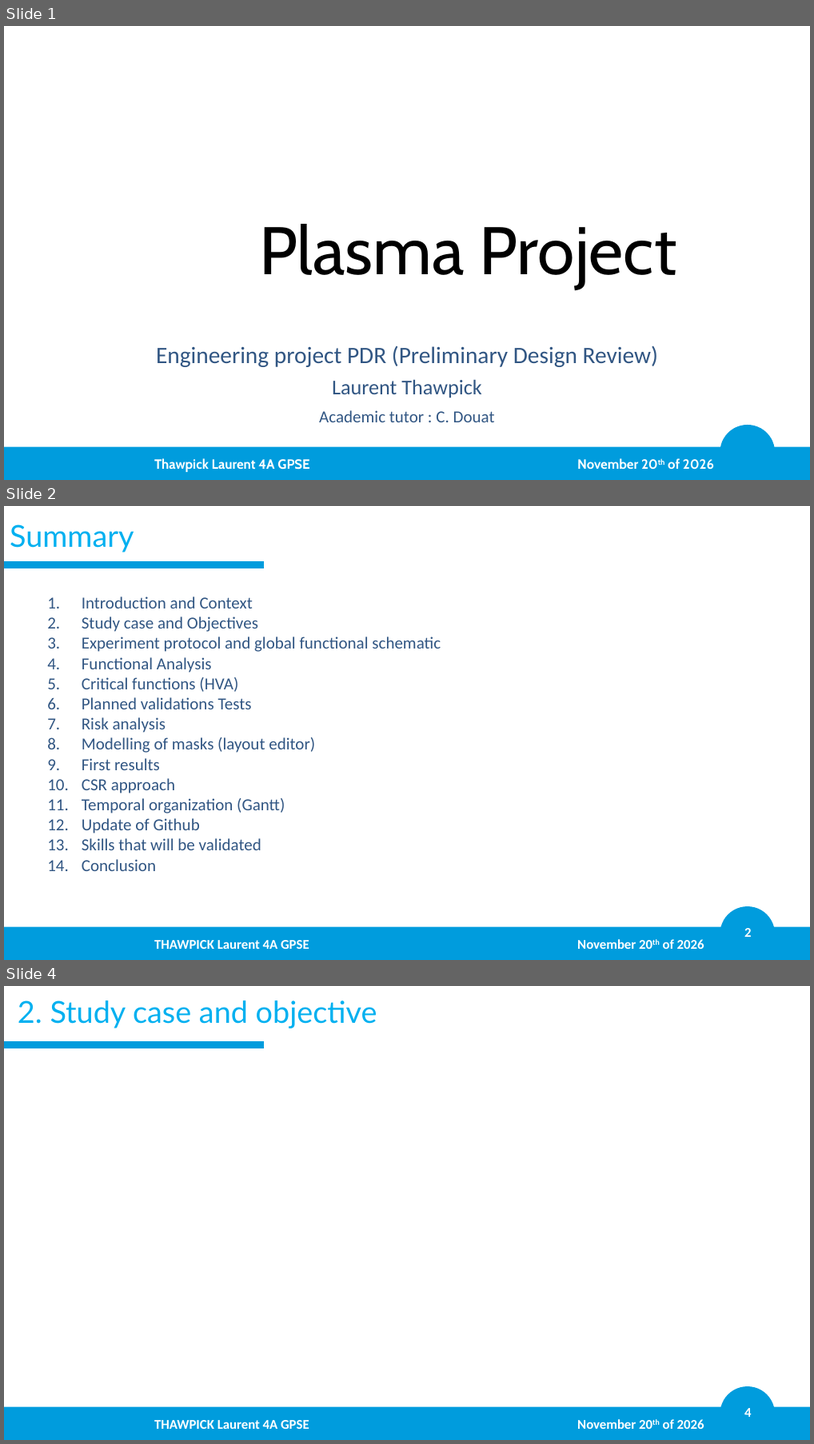
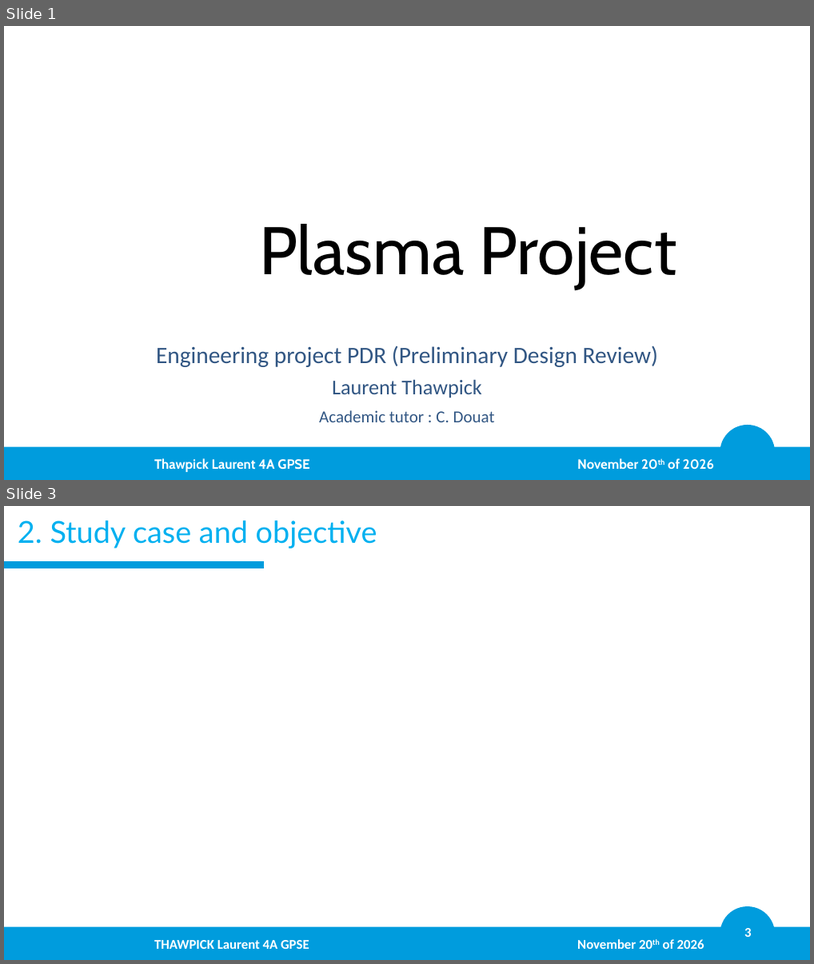
Before and after one commit to LaurentThaw/plasma-tubing, a slide deck: PDR for 20.11.26/PDR.pptx. Shown one above the other, each under a label of ours: slides 1, 2 and 4 before the commit, slides 1 and 3 after it; the slides between them are not shown. The pictures are 814x1444 and 814x964 pixels, drawn with LibreOffice and Linux fonts; fonts in the diff are those of the drawing; grey boxes stand for pictures; background and template pictures are left out. Boxes give left, top, right and bottom in pixels: in the first picture for what was removed or moved away, otherwise in the second. Text is boxed around its words. In the diff, an @@ line names an element or a change of style, - is before the commit and + after.

```diff
--- a/PDR for 20.11.26/PDR.pptx
+++ b/PDR for 20.11.26/PDR.pptx
@@ slide 2 removed at [4,506,810,960], background #FFFFFF; not listed: 4 template elements that a slide beside it also shows @@
@@ title removed at [10,524,134,552] @@
-Summary
@@ text removed at [82,596,441,871] @@
-1. Introduction and Context
-2. Study case and Objectives
-3. Experiment protocol and global functional schematic
-4. Functional Analysis
-5. Critical functions (HVA)
-6. Planned validations Tests
-7. Risk analysis
-8. Modelling of masks (layout editor)
-9. First results
-10. CSR approach
-11. Temporal organization (Gantt)
-12. Update of Github
-13. Skills that will be validated
-14. Conclusion
@@ text removed at [154,939,705,948] @@
-THAWPICK Laurent 4A GPSE November 20th of 2026
@@ what was slide 4 is now slide 3 @@
@@ page number at [745,928,751,936]: text changed @@
-4
+3
```
Also in this commit, not shown: 8 slides changed, 4 slides added, 2 other slides removed, 3 other files.
